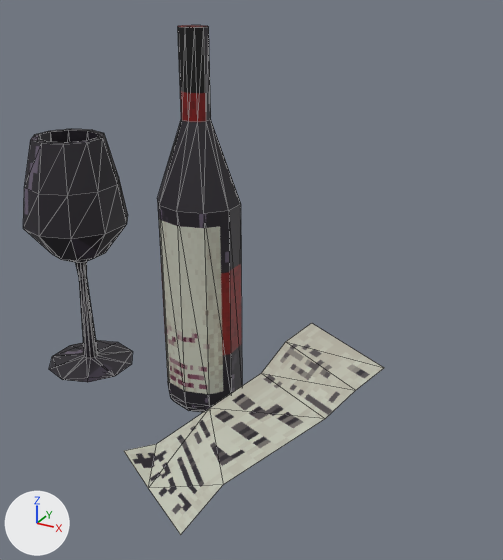
Renders of the glTF model Projects/bouncy-dices-3d/assets/meshes/receipt.glb from each side of a commit.
Camera for both pictures: a 50 mm camera at (2.88, -4.63, 3.83) aimed at (0.07, 0.49, 1.27). The lights are fixed; the arrows at lower left show +X, +Y and +Z. The first picture is the older version. Mesh edges are drawn as thin lines. Vertices at exactly the same position are counted once.

Script lines for the objects in view, before the commit:
```python
me_plane_001 = bpy.data.meshes.new('Plane.001')
me_plane_001.from_pydata(...)  # 172 vertices, 322 faces; spans x -4.06..2.8, y -1.43..0.72, z 0.01..3.45
me_plane_001.materials.append(mat_material_002)  # picture img_receipt
ob_receipt = bpy.data.objects.new('Receipt', me_plane_001)
ob_receipt.location = (0.0, 0.0, 0.0)
ob_receipt.scale = (0.522, 1.0, 1.0)
```
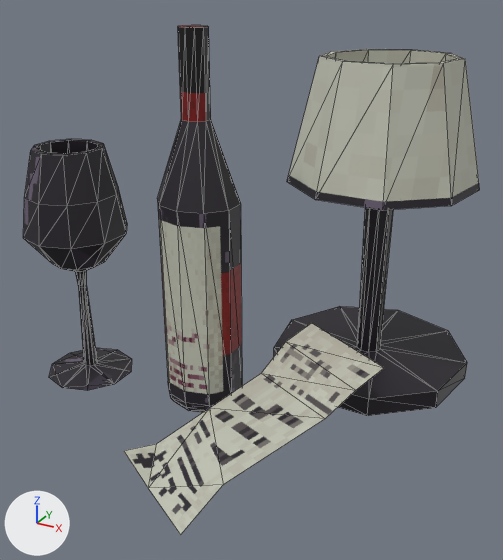
What differs and where, as boxes (x1, y1, x2, y2) in the pictures (503 x 560 px; the box of a moved part takes in the faces that stretch with it):
'Receipt', reshaped, rescaled (27% wider)
    before: (23, 25, 384, 535)
    after: (23, 25, 480, 535)
part 1 of me_plane_001, moved or reshaped
    both: (124, 323, 384, 535)
part 2 of me_plane_001, moved or reshaped
    before: (23, 129, 133, 382)
    after: (23, 139, 132, 391)
part 3 of me_plane_001, added
    after: (274, 49, 480, 416)
part 4 of me_plane_001, moved or reshaped
    both: (157, 25, 242, 412)

Patch to the scene script:
```diff
--- a/Projects/bouncy-dices-3d/assets/meshes/receipt.glb.py
+++ b/Projects/bouncy-dices-3d/assets/meshes/receipt.glb.py
@@ me_plane_001 @@
 # used by ob_receipt; location = (0.0, 0.0, 0.0); scale = (0.522, 1.0, 1.0)
-me_plane_001.from_pydata(...)  # 172 vertices, 322 faces; spans x -4.06..2.8, y -1.43..0.72, z 0.01..3.45
+me_plane_001.from_pydata(...)  # 244 vertices, 462 faces; spans x -2.14..1.83, y -1.43..2.63, z 0.01..3.45
+# me_plane_001 part 1: the loose piece of 12 vertices spanning x -0.75..2.8, y -1.43..0.72, z 0.04..0.91 is scaled about the mesh origin by (0.522, 1, 1)
+# me_plane_001 part 2: the loose piece of 100 vertices spanning x -4.06..-2.24, y -0.37..0.63, z 0.13..2.48 is scaled about its middle by (0.522, 1, 1), then moved by (1.49, 0.0, -0.1)
+# me_plane_001 part 3: a new loose piece of 72 vertices spanning x -0.14..1.83, y 0.69..2.63, z 0.04..3.16, in mat_material_002 (picture img_receipt)
+# me_plane_001 part 4
+# 58 vertices are removed from x -1.36..0.04, y -0.06..0.61, z 0.01..3.45
+# 116 faces are deleted
+# 38 vertices are added at x -0.71..0.02, y -0.06..0.61, z 0.01..2.72
+# 10 new vertices lie (0.0, 0.0, 1.88) away from vertices in x -0.71..0.02, y -0.06..0.61, z 0.13
+# 10 new vertices lie (0.0, 0.0, 0.73) away from vertices in x -0.47..-0.22, y 0.16..0.39, z 2.72
+# 116 new faces join them
 me_plane_001.materials.append(mat_material_002)
@@ ob_receipt @@
 ob_receipt.location = (0.0, 0.0, 0.0)
-ob_receipt.scale = (0.522, 1.0, 1.0)
```
